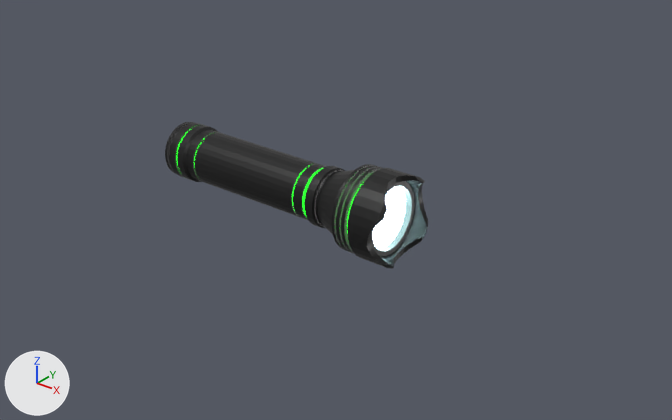
Two versions of the Blender file Assets/Models/PlayerEquip/FlashLight/flash_light.blend, one commit apart.
Before and after are seen from a 50 mm lens placed at (29.6, -31.8, 19.2), pointed at (-0.1, 5.4, -3.9). The lights are fixed; the arrows at lower left show +X, +Y and +Z.
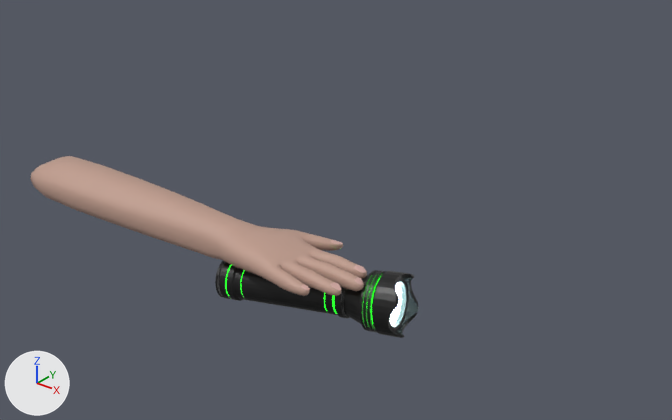
Boxes (x1, y1, x2, y2) around the edits, measured in the pictures (672 x 420 px):
'Cylinder', moved, turned, rescaled
    before: (165, 122, 428, 268)
    after: (215, 260, 418, 338)
'arms', added (beige)
    after: (30, 156, 367, 296)
    faces in mat_arm_skin (beige #c19d8e): (30, 156, 367, 296)
    faces in mat_arm_nail (pink #d4aaa3): (301, 240, 366, 291)

The change, as a list of edits to the scene's bpy script:
```text
Add mat_arm_skin:
    mat_arm_skin = principled_material('arm_skin')
    mat_arm_skin.base_color = (0.532, 0.339, 0.272)  # beige #c19d8e
    mat_arm_skin.roughness = 0.566
    mat_arm_skin.specular_ior_level = 0.467
Add mat_arm_nail:
    mat_arm_nail = principled_material('arm_nail')
    mat_arm_nail.base_color = (0.658, 0.401, 0.368)  # pink #d4aaa3
    mat_arm_nail.roughness = 0.445
    mat_arm_nail.specular_ior_level = 0.904
Add me_plane_003:
    me_plane_003.from_pydata(...)  # 1601 vertices, 1590 faces; spans x -25.3..8.0, y -9.6..10.2, z -1.0..1.0
    me_plane_003.polygons.foreach_set('use_smooth', [True] * 1590)
    # faces by material slot: [1361, 229]
    me_plane_003.materials.append(mat_arm_skin)  # beige #c19d8e
    me_plane_003.materials.append(mat_arm_nail)  # pink #d4aaa3
Change ob_cylinder:
    ob_cylinder.location: (-5.75, 0.0, 0.0) -> (3.45, -6.47, -1.74)
    ob_cylinder.rotation_euler: (1.571, -0.211, 1.571) -> (1.035, 1.384, 1.274)  # degrees (90, -12, 90) -> degrees (59, 79, 73)
    ob_cylinder.scale: (1.52, 1.52, 0.236) -> (0.91, 0.91, 0.141)
Add ob_arms:
    ob_arms = bpy.data.objects.new('arms', me_plane_003)
    ob_arms.location = (0.0, 0.0, 0.0)
    ob_arms.rotation_euler = (0.0, 0.0, -1.571)  # degrees (0, 0, -90)
    ob_arms.scale = (1.0, 1.0, 1.07)
```
